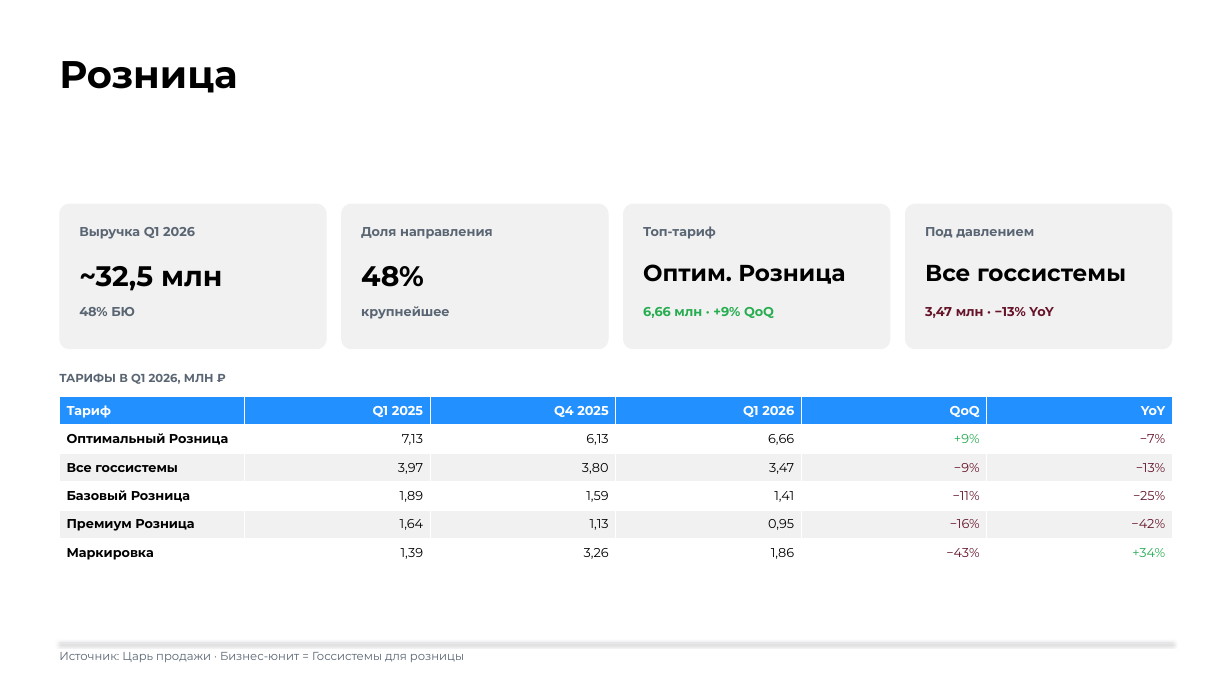
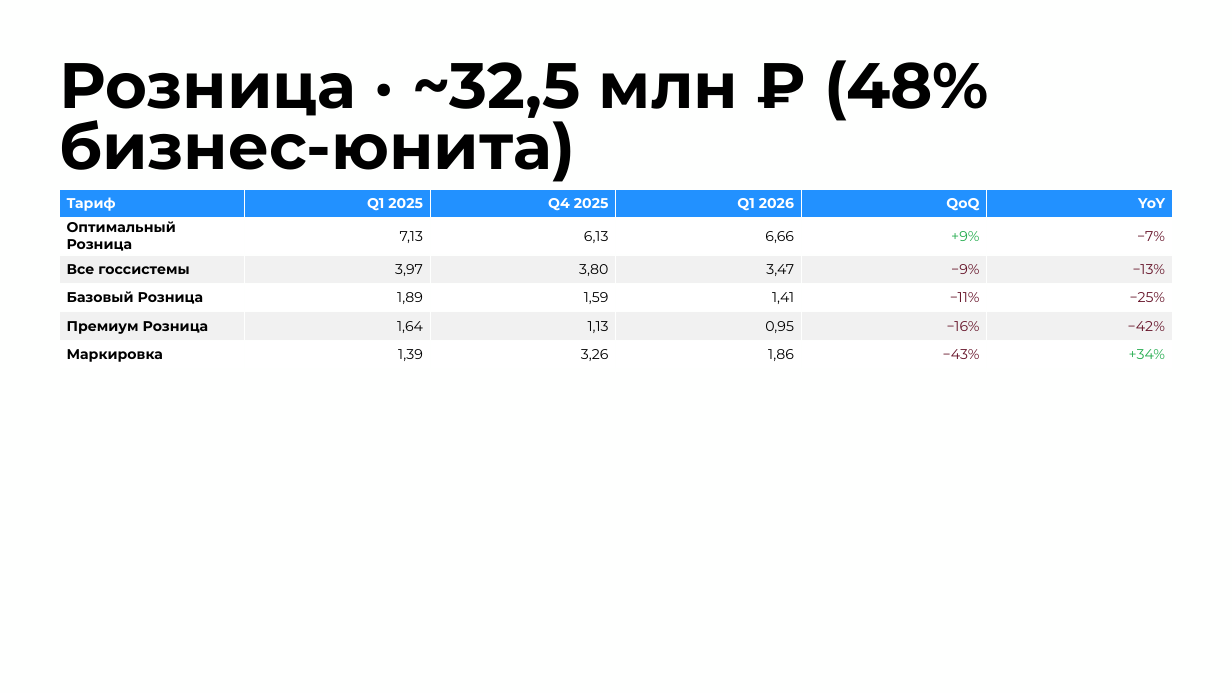
Before and after one commit to burbonivanovich-oss/google-presentation, a slide deck: slide 5 of Итоги Q1 2026 — Контур.pptx. Drawn at 1232x693 pixels with LibreOffice and Linux fonts; fonts in the diff are those of the drawing. Boxes give left, top, right and bottom in pixels: in the first picture for what was removed or moved away, otherwise in the second. Text is boxed around its words. In the diff, an @@ line names an element or a change of style, - is before the commit and + after.

```diff
--- a/Итоги Q1 2026 — Контур.pptx
+++ b/Итоги Q1 2026 — Контур.pptx
@@ title at (59, 60, 988, 182): text changed; size 30 to 50 pt @@
-Розница
+Розница · ~32,5 млн ₽ (48% бизнес-юнита)
@@ table at (59, 189, 1174, 366) @@
@@ size 10 to 11 pt @@
@@ table: place and size @@
-table at (59, 396, 1174, 567)
+table at (59, 189, 1174, 366)
@@ rounded rectangle removed at (59, 203, 326, 348) @@
@@ rounded rectangle removed at (341, 203, 608, 348) @@
@@ rounded rectangle removed at (623, 203, 890, 348) @@
@@ rounded rectangle removed at (906, 203, 1173, 348) @@
@@ text removed at (79, 227, 195, 239) @@
-Выручка Q1 2026
@@ text removed at (361, 227, 493, 239) @@
-Доля направления
@@ text removed at (643, 226, 716, 239) @@
-Топ-тариф
@@ text removed at (925, 227, 1034, 238) @@
-Под давлением
@@ text removed at (79, 266, 222, 291) @@
-~32,5 млн
@@ text removed at (361, 266, 424, 287) @@
-48%
@@ text removed at (643, 264, 845, 284) @@
-Оптим. Розница
@@ text removed at (925, 265, 1126, 281) @@
-Все госсистемы
@@ text removed at (79, 307, 135, 316) @@
-48% БЮ
@@ text removed at (361, 306, 450, 319) @@
-крупнейшее
@@ text removed at (643, 307, 774, 318) @@
-6,66 млн · +9% QoQ
@@ text removed at (925, 307, 1053, 318) @@
-3,47 млн · −13% YoY
@@ text removed at (59, 373, 214, 384) @@
-ТАРИФЫ В Q1 2026, МЛН ₽
@@ line removed from (59, 642) to (1173, 642) @@
@@ text removed at (59, 652, 464, 662) @@
-Источник: Царь продажи · Бизнес-юнит = Госсистемы для розницы
```
Also in this commit, not shown: 9 other slides changed, 9 slides added, 6 slides removed, 1 other file.
